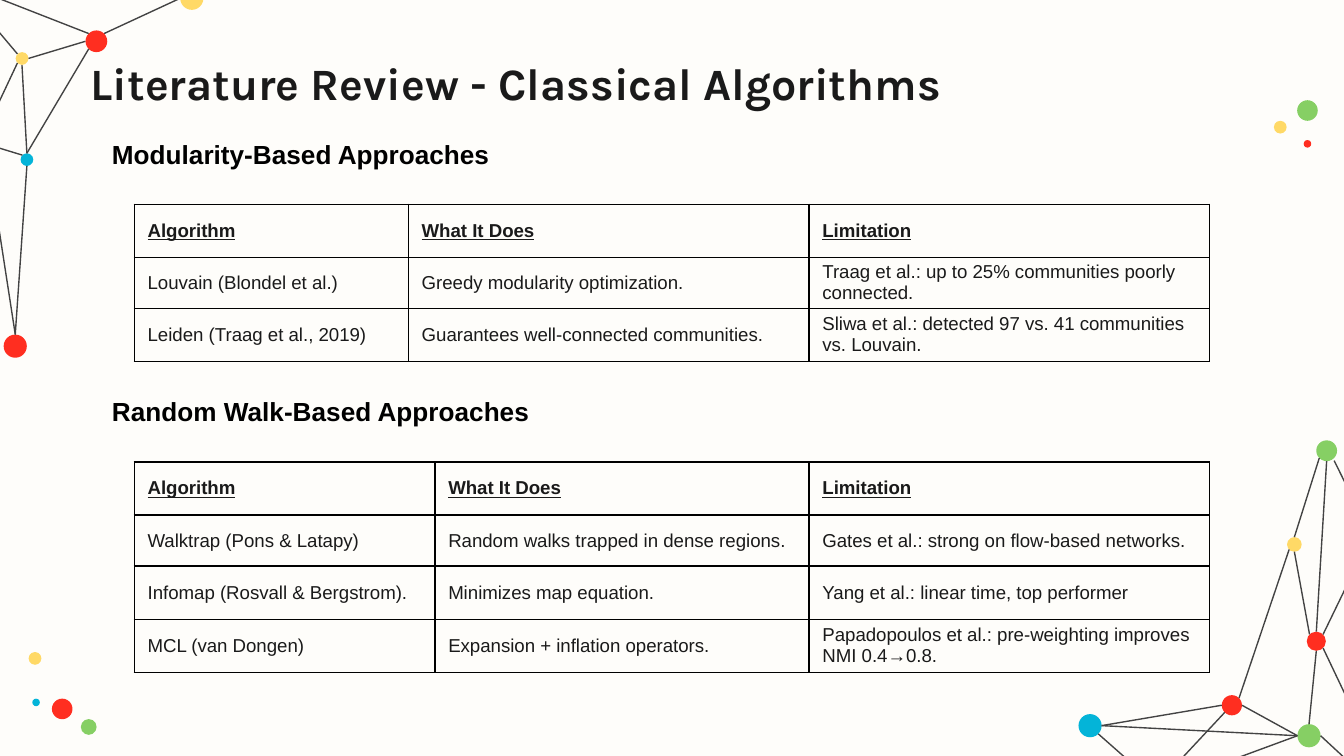
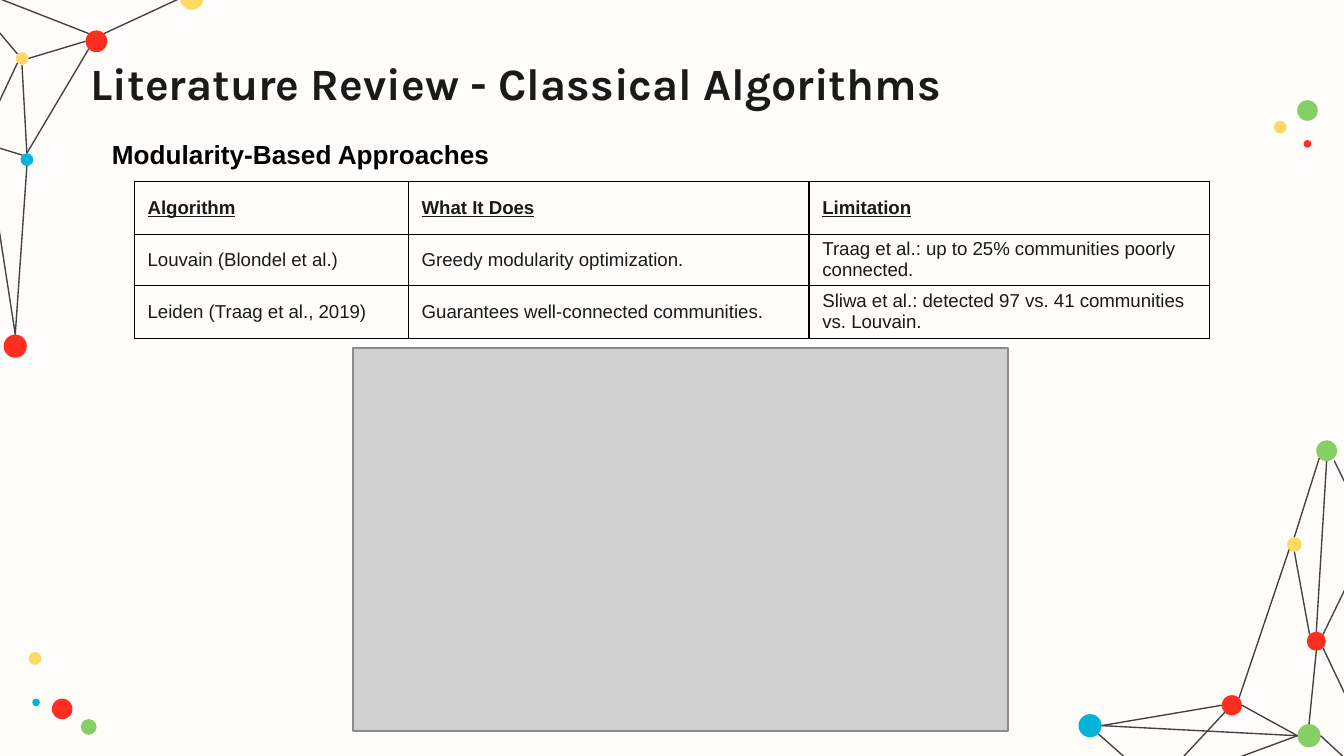
Before and after one commit to hamzamdn077/Master-Project, a slide deck: slide 8 of presentation.pptx (slide 7 before the commit). Drawn at 1344x756 pixels with LibreOffice and Linux fonts; fonts in the diff are those of the drawing; grey boxes stand for pictures. Boxes give left, top, right and bottom in pixels: in the first picture for what was removed or moved away, otherwise in the second. Text is boxed around its words. In the diff, an @@ line names an element or a change of style, - is before the commit and + after.

```diff
--- a/presentation.pptx
+++ b/presentation.pptx
@@ table moved from (x1=134, y1=204, x2=1210, y2=362) to (x1=134, y1=181, x2=1210, y2=339) @@
@@ picture added at (x1=353, y1=348, x2=1008, y2=731) @@
@@ text removed at (x1=112, y1=402, x2=529, y2=427) @@
-Random Walk-Based Approaches
@@ table removed at (x1=134, y1=462, x2=1210, y2=673), 4 rows, 3 columns @@
-Algorithm | What It Does | Limitation
-Walktrap (Pons & Latapy) | Random walks trapped in dense regions. | Gates et al.: strong on flow-based networks.
-Infomap (Rosvall & Bergstrom). | Minimizes map equation. | Yang et al.: linear time, top performer
-MCL (van Dongen) | Expansion + inflation operators. | Papadopoulos et al.: pre-weighting improves NMI 0.4→0.8.
```
Also in this commit, not shown: 9 other slides changed, 5 slides added, 1 other file.
